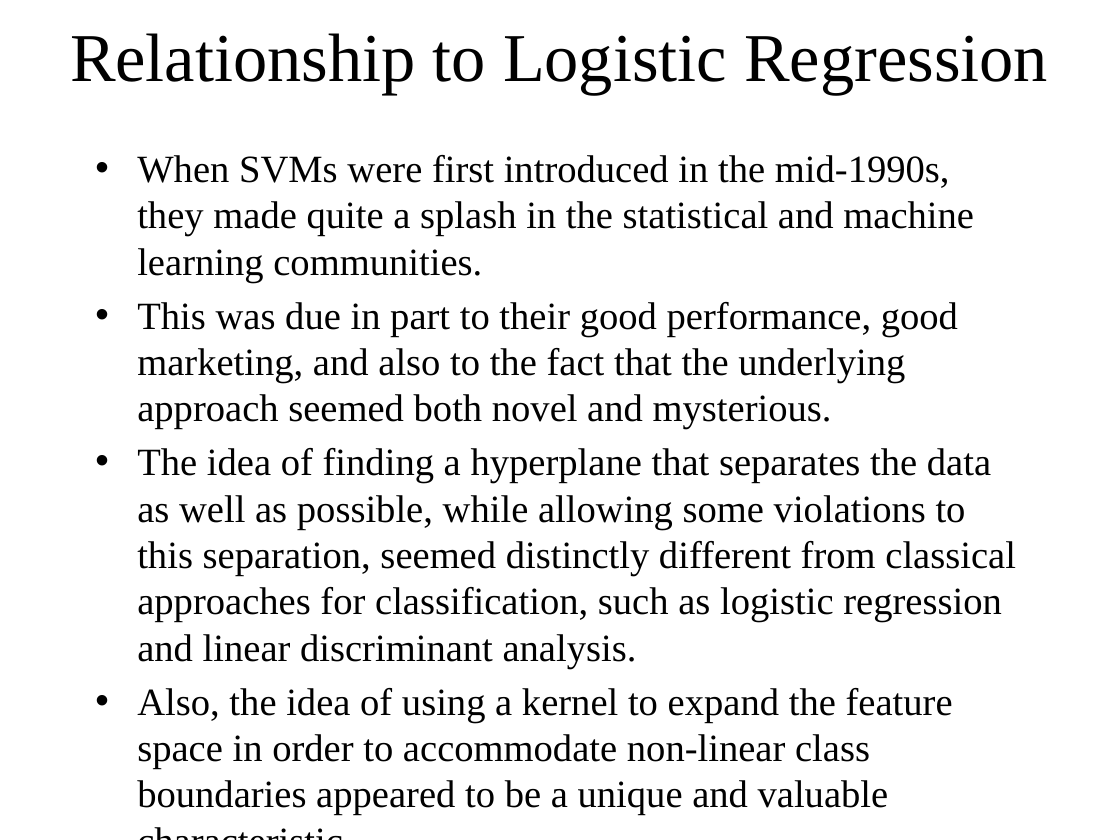
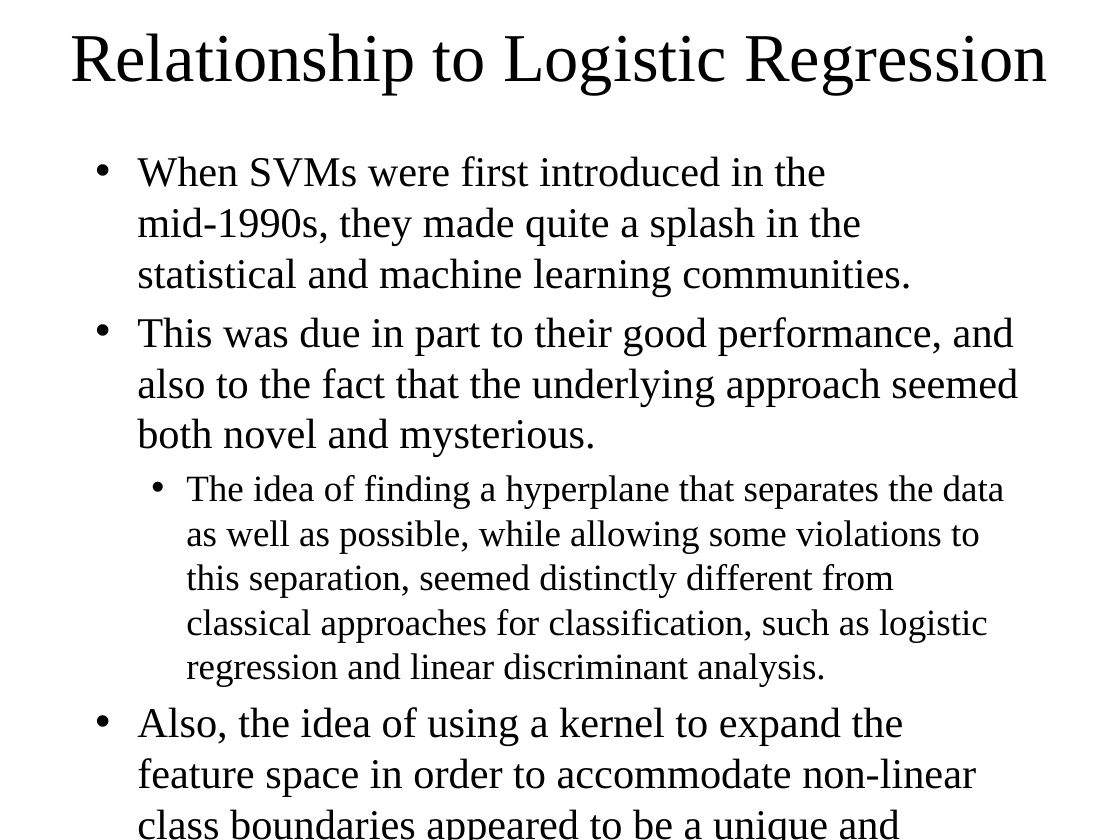
Before and after one commit to WilliamandMary-BUAD5082-Spring2017/Classes-15-to-18-Support-Vector-Machines, a slide deck: slide 25 of SupportVectorMachines.pptx. Drawn at 1120x840 pixels with LibreOffice and Linux fonts; fonts in the diff are those of the drawing. Boxes give left, top, right and bottom in pixels: in the first picture for what was removed or moved away, otherwise in the second. Text is boxed around its words. In the diff, an @@ line names an element or a change of style, - is before the commit and + after.

```diff
--- a/SupportVectorMachines.pptx
+++ b/SupportVectorMachines.pptx
@@ text at [137, 156, 1005, 797]: size 24.8 to 27.2 pt in "When SVMs were first introduced in the ...", "Also, the idea of using a kernel ..."; size 24.8 to 23.8 pt in "The idea of finding a hyperplane that ..."; list level 1 to 2 in "The idea of finding a ..." @@
@@ text at [137, 317, 1018, 457]: text changed; size 24.8 to 27.2 pt @@
-• This was due in part to their good performance, good marketing, and also to the fact that the underlying approach seemed both novel and mysterious.
+• This was due in part to their good performance, and also to the fact that the underlying approach seemed both novel and mysterious.
```
Also in this commit, not shown: 7 other slides changed.
